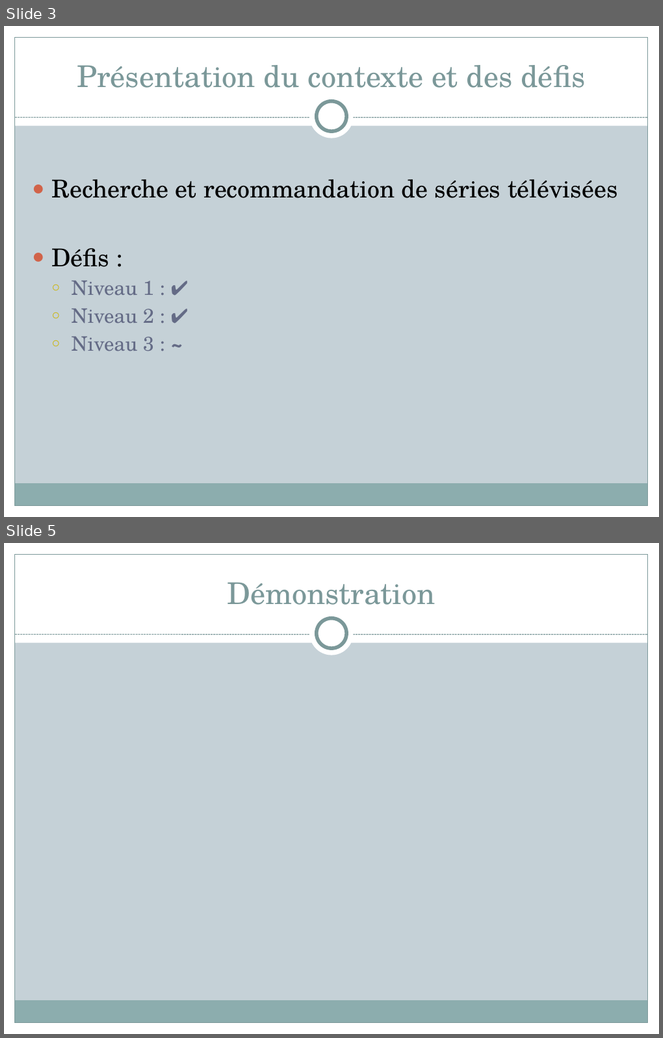
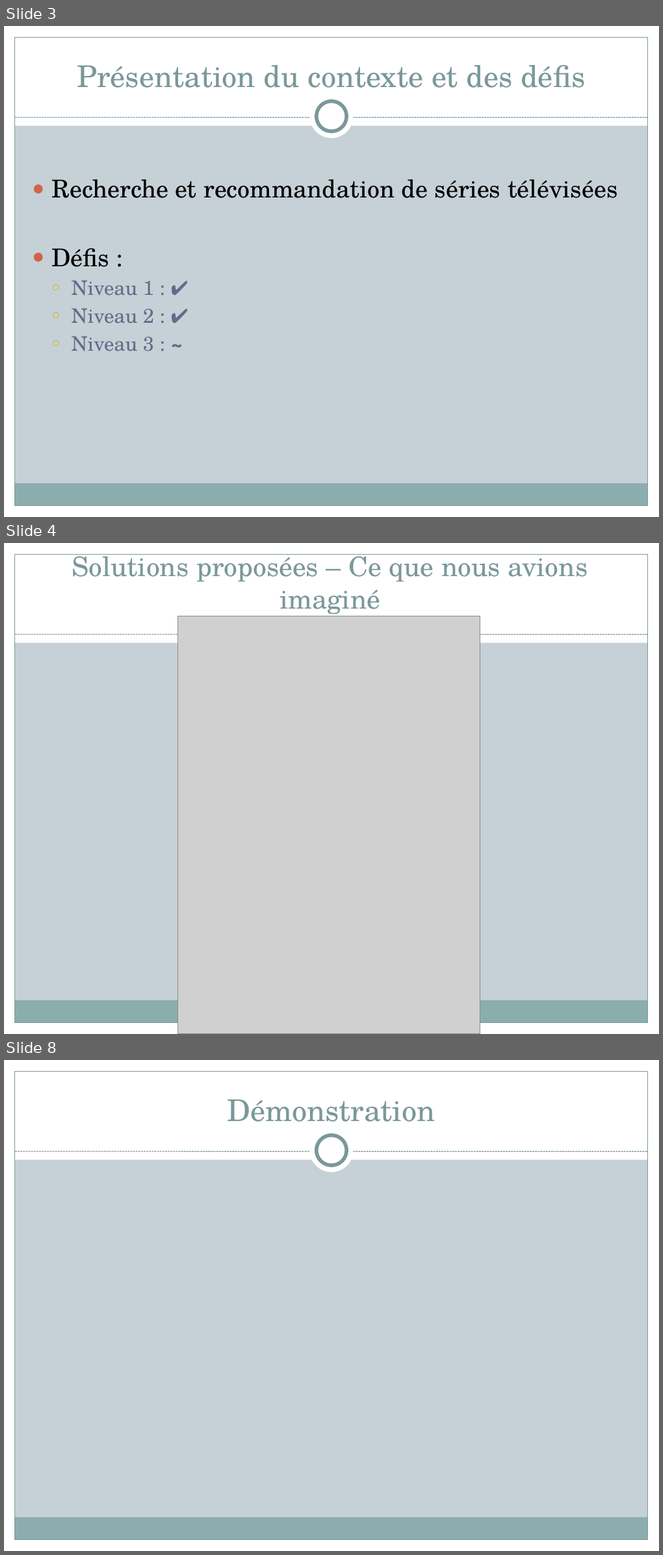
Before and after one commit to 0neiroi/SeriesRecommendation, a slide deck: Présentation-groupe-09-sc.pptx. Shown one above the other, each under a label of ours: slides 3 and 5 before the commit, slides 3, 4 and 8 after it; the slides between them are not shown. The pictures are 663x1038 and 663x1555 pixels, drawn with LibreOffice and Linux fonts; fonts in the diff are those of the drawing; grey boxes stand for pictures. Boxes give left, top, right and bottom in pixels: in the first picture for what was removed or moved away, otherwise in the second. Text is boxed around its words. In the diff, an @@ line names an element or a change of style, - is before the commit and + after.

```diff
--- a/Présentation-groupe-09-sc.pptx
+++ b/Présentation-groupe-09-sc.pptx
@@ slide 4 added at box(4, 543, 659, 1034), background #C5D1D7; not listed: 8 template elements that a slide beside it also shows @@
@@ title added at box(72, 554, 588, 617), 29.7 pt, text #7C999A @@
+Solutions proposées – Ce que nous avions imaginé
@@ picture added at box(178, 616, 480, 1034) @@
@@ what was slide 5 is now slide 8 @@
```
Also in this commit, not shown: 3 other slides added, 1 slide removed.
